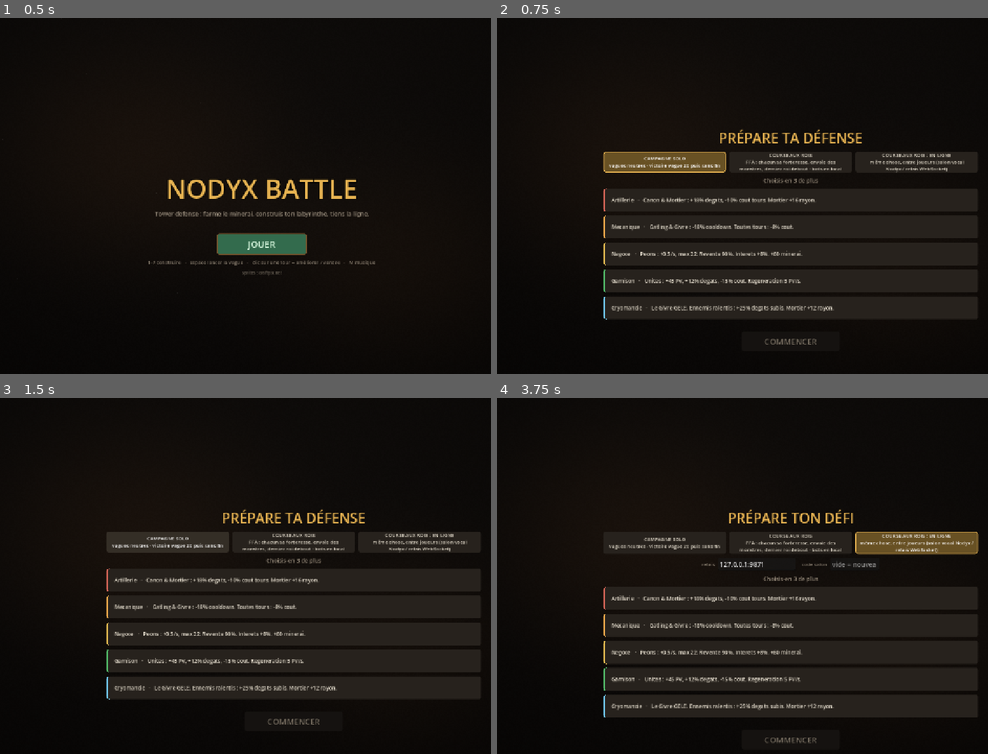
Above: before the commit, frames 1-4 (two rows, left to right).
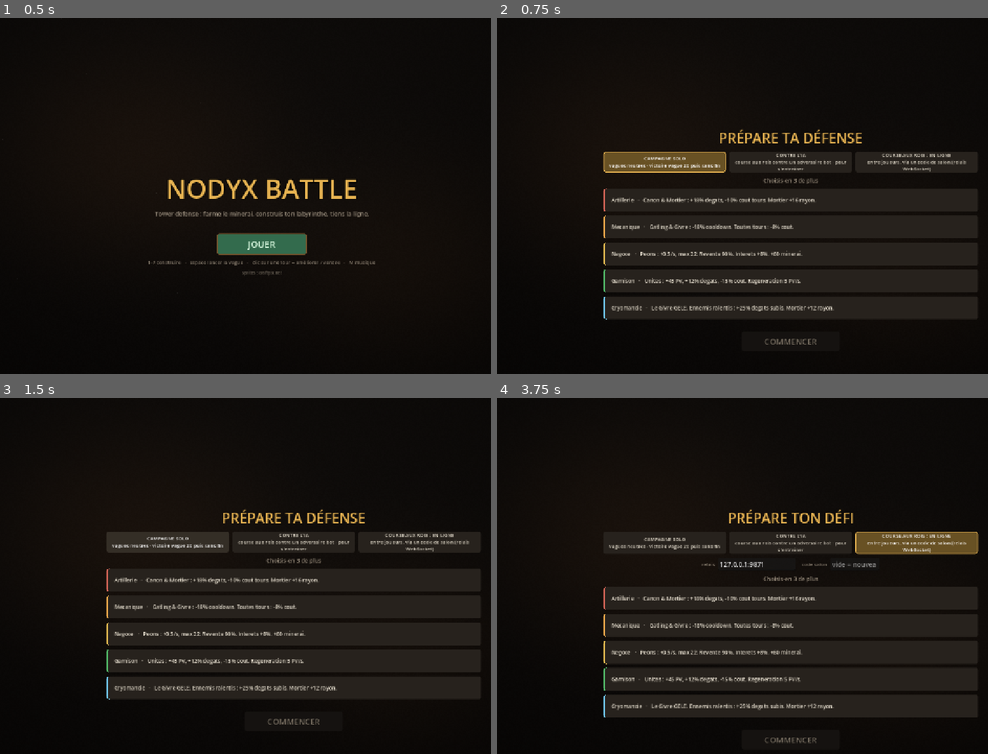
Above: after the commit, the same moments.

Repository: Pokled/nodyx-battle
Game: Godot game, scene res://scenes/title.tscn
The game is run twice, just before and just after one commit, with the same random seed, the same clock (stepped at 60 frames per second) and the same inputs.
Inputs (mouse positions are in pixels of both pictures, inside the frame that each line leads up to):
- Up to frame 1 (0.5 s): no input
- Up to frame 2 (0.75 s): click "JOUER" at 0.5 s
- Up to frame 3 (1.5 s): click "CAMPAGNE SOLO vagues neutres …" at 1.25 s
- Up to frame 4 (3.75 s): click "CAMPAGNE SOLO vagues neutres …" at 2 s; click (791, 540) at 2.75 s, where only the run before the commit has a clickable "COURSE AUX ROIS FFA : chacun …"; click (919, 543) at 3.5 s, where only the run before the commit has a clickable "COURSE AUX ROIS : EN LIGNE mê…"

Frame 1 is identical in both runs. In frame 2, 0.5% of the frame differs, in the area x 48-96%, y 38-44%; in frame 3, 0.5%; in frame 4, 0.5%, in the area x 48-98%, y 38-44%.

Commit message:
feat: modes de jeu dans l'activite + profil Nodyx partout
- title.gd : l'activite ouvre l'ecran de setup (choix du mode), plus le
  lobby FFA en dur. GameState.in_nodyx_activity.
- setup.gd : 3 modes en activite -> SOLO / CONTRE L'IA / COURSE AUX ROIS
  (membres du canal vocal, backend nodyx). Relais/code masques.
- lobby.gd : bouton JOUER CONTRE L'IA quand on est seul dans le canal vocal.
- nodyx-activity.js : me() porte name + avatar_png ; meJson() pour Godot.
- player_avatars.gd : profil Nodyx du joueur local (nom + avatar) lu via le
  pont, dispo meme hors partie (solo).
- hud.gd _KingPanel : medaillon = avatar Nodyx du joueur, nom Nodyx au lieu
  de 'LE ROI', dans tous les modes.
- v0.3.2

Diff:
--- a/scripts/game_state.gd
+++ b/scripts/game_state.gd
@@ -14,6 +14,10 @@
 enum Mode { SOLO, DUEL }
 
 var mode := Mode.SOLO   ## fixe par l'ecran de setup ; NON reinitialise par reset()
+
+## Le jeu tourne comme activite dans un canal vocal Nodyx (vs standalone / URL).
+## Fixe par title.gd, NON reinitialise. Change l'ecran de setup et le lobby.
+var in_nodyx_activity := false
 
 const START_MINERAI := 175
 const START_NOURRITURE := 60
--- a/scripts/hud.gd
+++ b/scripts/hud.gd
@@ -699,6 +699,13 @@
 	_king_panel = _KingPanel.new()
 	_king_panel.custom_minimum_size = Vector2(200 if duel else 214, 62)
 	_king_panel.size_flags_vertical = Control.SIZE_SHRINK_CENTER
+	_king_panel.player_name = PlayerAvatars.local_name
+	_king_panel.av = PlayerAvatars.local_tex
+	PlayerAvatars.local_ready.connect(func():
+		if is_instance_valid(_king_panel):
+			_king_panel.player_name = PlayerAvatars.local_name
+			_king_panel.av = PlayerAvatars.local_tex
+			_king_panel.queue_redraw())
 	row.add_child(_king_panel)
 	if match_on:
 		_versus_rail = HBoxContainer.new()
@@ -803,9 +810,11 @@
 			HudIcon.paint(self, "spark", size * 0.5, col)
 
 
-## --- panneau du ROI : medaillon couronne + barre de PV rouge ---
+## --- panneau du ROI : medaillon (avatar Nodyx / couronne / crane) + PV ---
 class _KingPanel extends Control:
 	var is_ai := false
+	var av: Texture2D = null       ## avatar Nodyx du joueur local
+	var player_name := ""          ## pseudo Nodyx du joueur local
 	var _hp := 1.0
 	var _hp_shown := 1.0
 	var _cur := 100
@@ -832,15 +841,18 @@
 		draw_rect(Rect2(0, 0, w, h), edge, false, 2.0)
 		draw_line(Vector2(2, 1.5), Vector2(w - 2, 1.5), Palette.BEVEL_HI, 1.0)
 		draw_line(Vector2(2, h - 1.5), Vector2(w - 2, h - 1.5), Palette.BEVEL_LO, 1.5)
-		# medaillon : couronne (toi) / crane (IA)
+		# medaillon : avatar Nodyx (toi) / couronne (toi, sans avatar) / crane (IA)
 		var mc := Vector2(30, h * 0.5)
 		draw_circle(mc, 21, Color(0.13, 0.11, 0.09))
+		if av != null and not is_ai:
+			draw_texture_rect(av, Rect2(mc - Vector2(19, 19), Vector2(38, 38)), false)
+		else:
+			HudIcon.paint(self, "skull" if is_ai else "crown", mc + Vector2(0, 1), Palette.ACCENT_RED_LIT if is_ai else Palette.TEXT_TITLE)
 		draw_arc(mc, 21, 0, TAU, 32, Palette.BORDER_BRONZE, 2.4)
 		draw_arc(mc, 17, 0, TAU, 28, Color(edge.r, edge.g, edge.b, 0.5), 1.4)
-		HudIcon.paint(self, "skull" if is_ai else "crown", mc + Vector2(0, 1), Palette.ACCENT_RED_LIT if is_ai else Palette.TEXT_TITLE)
 		var f := ThemeDB.fallback_font
-		var nm := "ROI ADVERSE" if is_ai else "LE ROI"
-		draw_string(f, Vector2(58, 20), nm, HORIZONTAL_ALIGNMENT_LEFT, -1, 12, Palette.ACCENT_RED_LIT if is_ai else Palette.TEXT_TITLE)
+		var nm := "ROI ADVERSE" if is_ai else (player_name if player_name != "" else "LE ROI")
+		draw_string(f, Vector2(58, 20), nm, HORIZONTAL_ALIGNMENT_LEFT, size.x - 66, 12, Palette.ACCENT_RED_LIT if is_ai else Palette.TEXT_TITLE)
 		var br := Rect2(58, 27, w - 68, 12)
 		draw_rect(br, Palette.TRACK_DARK)
 		draw_rect(br, Color(0, 0, 0, 0.55), false, 1.0)
--- a/scripts/lobby.gd
+++ b/scripts/lobby.gd
@@ -5,6 +5,7 @@
 var _list: VBoxContainer
 var _ready_btn: Button
 var _start_btn: Button
+var _ai_btn: Button
 var _hint: Label
 var _local_ready := false
 
@@ -77,6 +78,16 @@
 	_start_btn.pressed.connect(func(): Net.start_match({}))
 	row.add_child(_start_btn)
 
+	# Personne d'autre dans le canal vocal : bascule en partie contre l'IA.
+	_ai_btn = Button.new()
+	_ai_btn.text = "JOUER CONTRE L'IA"
+	HudKit.btn_neutral(_ai_btn)
+	_ai_btn.pressed.connect(func():
+		Net.leave()
+		Net.configure("local")
+		Net.open({"bots": 1, "difficulty": 1.0}))
+	row.add_child(_ai_btn)
+
 	Net.lobby_changed.connect(func(_p): _refresh())
 	Net.match_started.connect(_on_match_started)
 	Net.speaking_changed.connect(func(_id, _on): _refresh())
@@ -131,6 +142,12 @@
 	# local en solo) voit le bouton de lancement.
 	_start_btn.visible = Net.is_host()
 	_start_btn.disabled = n < 2
+	# "Contre l'IA" : seulement dans le canal vocal, quand on est seul.
+	var alone_in_voice := Net.backend() == "nodyx" and n < 2
+	if is_instance_valid(_ai_btn):
+		_ai_btn.visible = alone_in_voice
+	if is_instance_valid(_hint) and alone_in_voice:
+		_hint.text = "Personne d'autre pour l'instant. Attends un joueur, ou lance une partie contre l'IA."
 
 
 func _on_match_started(_seed: int, _roster: Array) -> void:
--- a/scripts/net/net.gd
+++ b/scripts/net/net.gd
@@ -144,6 +144,11 @@
 
 # --- accesseurs -----------------------------------------------------
 
+## "local" | "ws" | "nodyx"
+func backend() -> String:
+	return _backend_name
+
+
 func local_id() -> String:
 	return _backend.local_id if _backend != null else ""
 
--- a/scripts/player_avatars.gd
+++ b/scripts/player_avatars.gd
@@ -7,15 +7,47 @@
 ## debut de partie, en member_update).
 
 signal changed(id: String)
+signal local_ready()   ## le profil Nodyx du joueur local est disponible
 
 var _tex: Dictionary = {}   ## id -> ImageTexture
 var _seen: Dictionary = {}  ## id -> hash du base64 deja decode (evite de refaire)
+
+## Profil Nodyx du joueur local, disponible meme hors partie (solo, contre l'IA).
+var local_id := ""
+var local_name := ""
+var local_tex: ImageTexture = null
 
 
 func _ready() -> void:
 	Net.lobby_changed.connect(_ingest)
 	Net.match_started.connect(func(_s, _r): _ingest(Net.roster))
 	_ingest(Net.players)
+	if OS.has_feature("web"):
+		var w = JavaScriptBridge.get_interface("window")
+		if w != null and w.NodyxBattle:
+			_poll_local(0)
+
+
+## L'hote resout l'avatar apres coup : on rescrute meJson() quelques secondes.
+func _poll_local(tries: int) -> void:
+	var raw := String(JavaScriptBridge.eval("window.NodyxBattle && window.NodyxBattle.meJson ? window.NodyxBattle.meJson() : ''", true))
+	var learned := false
+	if raw != "":
+		var v = JSON.parse_string(raw)
+		if v is Dictionary:
+			if local_id == "" and String(v.get("id", "")) != "":
+				local_id = String(v.get("id", "")); learned = true
+			if local_name == "" and String(v.get("name", "")) != "":
+				local_name = String(v.get("name", "")); learned = true
+			var b64 := String(v.get("avatar_png", ""))
+			if b64 != "" and local_tex == null:
+				local_tex = _decode(b64)
+				learned = learned or local_tex != null
+	if learned:
+		local_ready.emit()
+	if local_tex == null and tries < 20:
+		await get_tree().create_timer(0.4).timeout
+		_poll_local(tries + 1)
 
 
 func _ingest(players: Array) -> void:
--- a/scripts/setup.gd
+++ b/scripts/setup.gd
@@ -50,13 +50,18 @@
 	_mode_btns["solo"] = _mode_button(modes, "solo",
 		"CAMPAGNE SOLO", "vagues neutres · victoire vague 20 puis sans fin")
 	_mode_btns["local"] = _mode_button(modes, "local",
-		"COURSE AUX ROIS", "FFA : chacun sa forteresse, envoie des monstres, dernier roi debout · bots en local")
-	_mode_btns["online"] = _mode_button(modes, "online",
-		"COURSE AUX ROIS : EN LIGNE", "même chose, entre joueurs (salon vocal Nodyx / relais WebSocket)")
+		"CONTRE L'IA", "course aux rois contre un adversaire bot · pour s'entraîner")
+	if GameState.in_nodyx_activity:
+		_mode_btns["voice"] = _mode_button(modes, "voice",
+			"COURSE AUX ROIS", "FFA avec les membres de ce canal vocal · dernier roi debout")
+	else:
+		_mode_btns["online"] = _mode_button(modes, "online",
+			"COURSE AUX ROIS : EN LIGNE", "entre joueurs, via un code de salon (relais WebSocket)")
 
 	var hostrow := HBoxContainer.new()
 	hostrow.alignment = BoxContainer.ALIGNMENT_CENTER
 	hostrow.add_theme_constant_override("separation", 8)
+	hostrow.visible = not GameState.in_nodyx_activity
 	col.add_child(hostrow)
 	var hl := Label.new()
 	hl.text = "relais"
@@ -89,7 +94,7 @@
 	for id in Specs.ORDER:
 		col.add_child(_make_card(id))
 
-	_set_mode("solo")
+	_set_mode("voice" if GameState.in_nodyx_activity else "solo")
 
 	var pad := Control.new()
 	pad.custom_minimum_size = Vector2(0, 10)
@@ -153,9 +158,8 @@
 	for m in _mode_btns:
 		_mode_btns[m].button_pressed = (m == mode)
 	_title.text = "PRÉPARE TON DÉFI" if mode != "solo" else "PRÉPARE TA DÉFENSE"
-	var online := mode == "online"
-	if is_instance_valid(_host_edit):
-		_host_edit.get_parent().visible = online
+	if is_instance_valid(_host_edit) and not GameState.in_nodyx_activity:
+		_host_edit.get_parent().visible = mode == "online"
 	Audio.play("place_tower")
 
 
@@ -222,6 +226,10 @@
 	Meta.specs = _chosen.duplicate()
 	Audio.play("wave_start")
 	match _net_mode:
+		"voice":
+			Net.configure("nodyx")
+			Net.open({})
+			get_tree().change_scene_to_file("res://scenes/lobby.tscn")
 		"local":
 			Net.configure("local")
 			Net.open({"bots": 1, "difficulty": 1.0})
--- a/scripts/title.gd
+++ b/scripts/title.gd
@@ -132,11 +132,10 @@
 		waited += 0.1
 	if not bool(JavaScriptBridge.eval("!!(window.NodyxBattle && window.NodyxBattle.__ready)", true)):
 		return false
-	GameState.mode = GameState.Mode.DUEL
-	Meta.reset()
-	Net.configure("nodyx")
-	Net.open({})
-	get_tree().change_scene_to_file.call_deferred("res://scenes/lobby.tscn")
+	# On va a l'ecran de setup : le joueur choisit son mode (solo, contre l'IA,
+	# ou course aux rois avec les membres du canal vocal). setup.gd s'adapte.
+	GameState.in_nodyx_activity = true
+	get_tree().change_scene_to_file.call_deferred("res://scenes/setup.tscn")
 	return true
 
 
Not shown, changed: widget/nodyx-battle/manifest.json
Not shown, changed: tools/test-activity-bridge.mjs
Not shown, changed: widget/nodyx-battle/nodyx-activity.js
